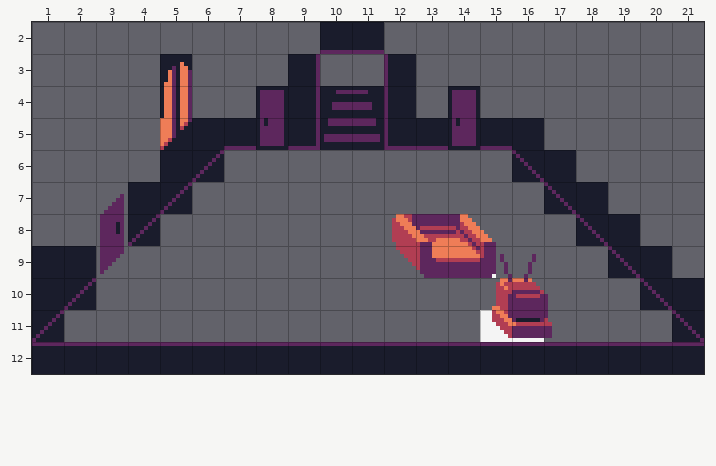
Tiled map (JSON) -- assets/maps/house_living_room.tmj. Above, as it was before the edit.
Cells are 8x8 px. Shown: x 1..21, y 2..12.
New version:
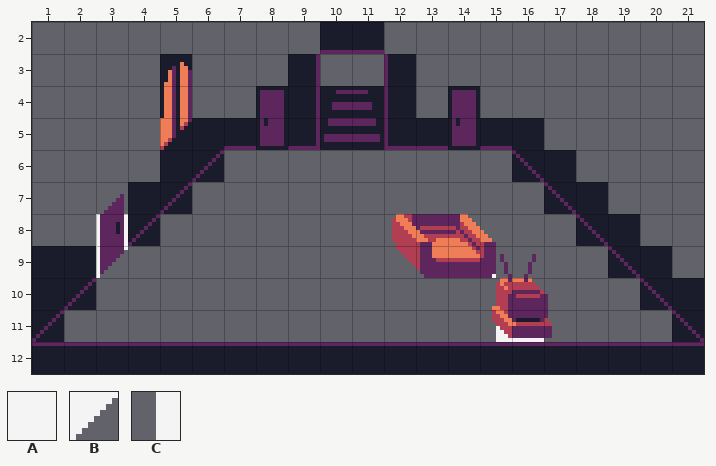
Key: from "tiles": A 2560, B 2561, C 2567.
_ is an empty cell.
Tiles replaced or removed in this view: A.
From the commit log: Collision updates, sprite test in town
Diff:
Changed rows in their new state; . is an unchanged cell.
Layer "collision":
first column x 3:
 8 A............
 9 B............
11 ............C
Boxes around the changes in both pictures, in picture pixels (x1, y1, x2, y2):
added: (96, 214, 128, 278)
changed: (480, 310, 496, 342)
